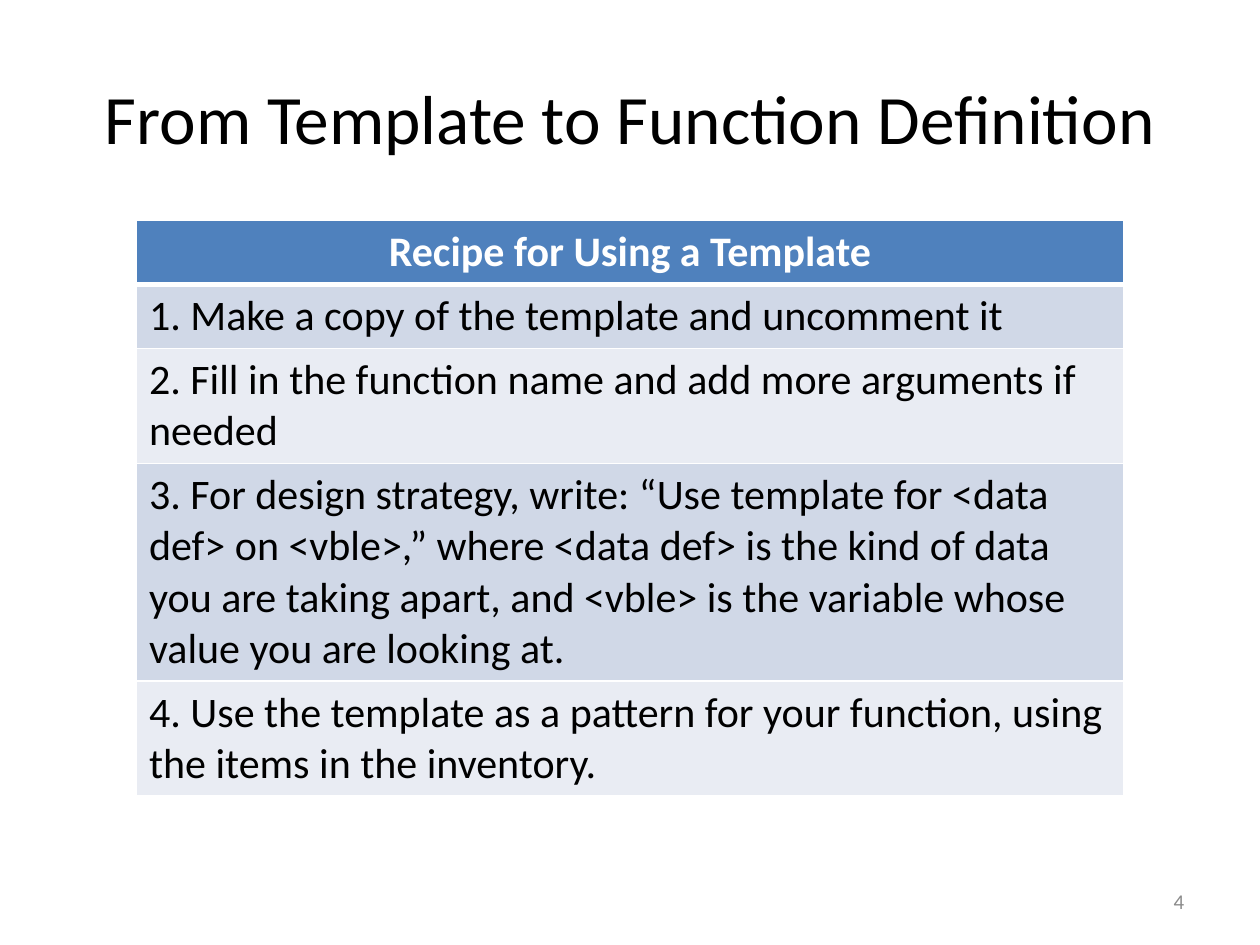
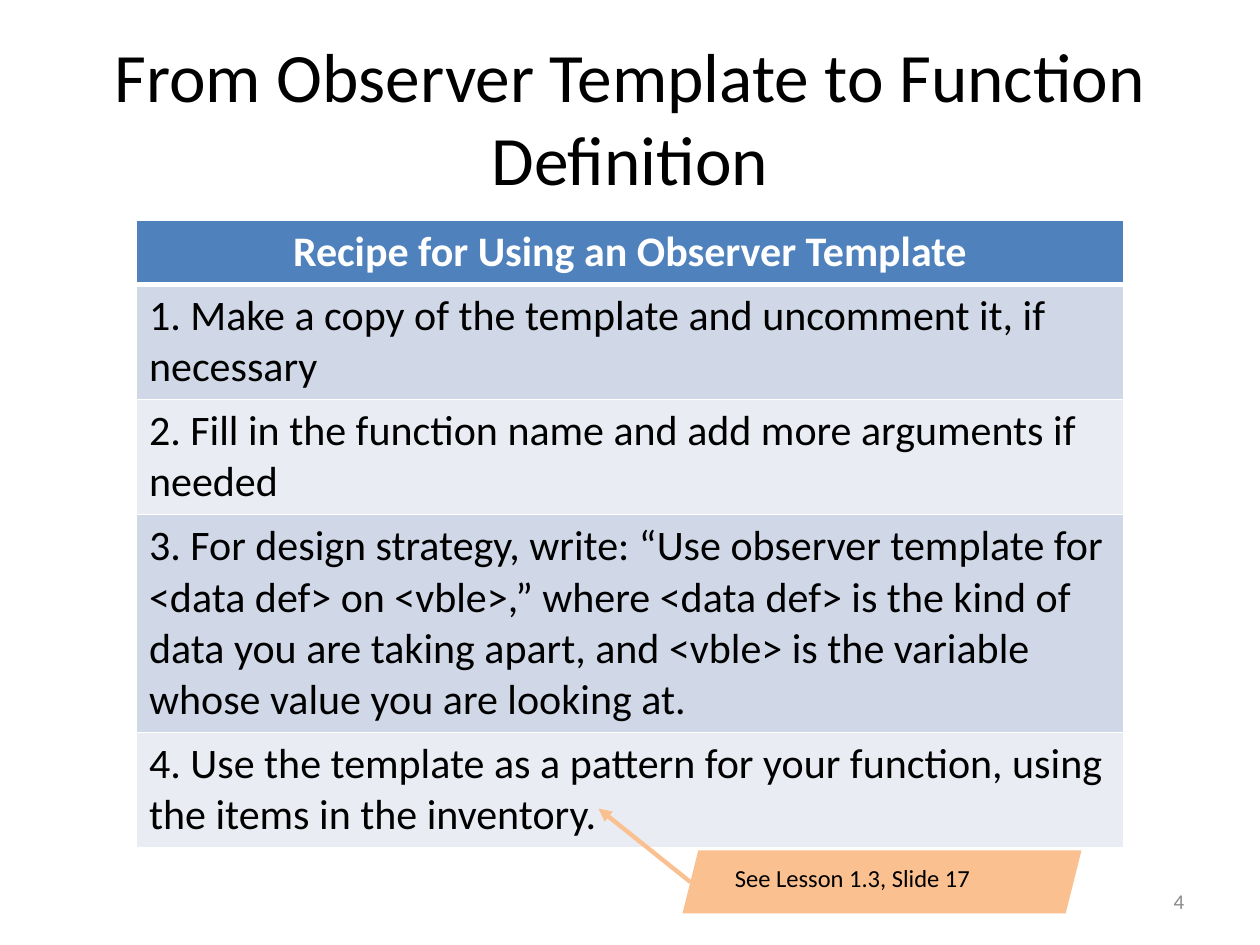
Before and after one commit to mwand/cs5010f17, a slide deck: slide 4 of Slides/Lesson 1.4 Using a Template.pptx. Drawn at 1260x945 pixels with LibreOffice and Linux fonts; fonts in the diff are those of the drawing. Boxes give left, top, right and bottom in pixels: in the first picture for what was removed or moved away, otherwise in the second. Text is boxed around its words. In the diff, an @@ line names an element or a change of style, - is before the commit and + after.

Commit message:
tried to expunge 'mixed data'

```diff
--- a/Slides/Lesson 1.4 Using a Template.pptx
+++ b/Slides/Lesson 1.4 Using a Template.pptx
@@ title at <box>115,54,1144,186</box>: text changed @@
-From Template to Function Definition
+From Observer Template to Function Definition
@@ table at <box>136,220,1123,840</box> @@
-row 1, column 1: Recipe for Using a Template
+row 1, column 1: Recipe for Using an Observer Template
-row 2, column 1: 1. Make a copy of the template and uncomment it
+row 2, column 1: 1. Make a copy of the template and uncomment it, if necessary
-row 4, column 1: 3. For design strategy, write: “Use template for <data def> on <vble>,” where <data def> is the kind of data you are taking apart, and <vble> is the variable whose value you are looking at.
+row 4, column 1: 3. For design strategy, write: “Use observer template for <data def> on <vble>,” where <data def> is the kind of data you are taking apart, and <vble> is the variable whose value you are looking at.
@@ arrow added from (690, 882) to (598, 809), #FAC090 2.5 pt @@
@@ parallelogram added at <box>683,850,1082,914</box>, fill #FAC090, 14 pt, text #000000 @@
+See Lesson 1.3, Slide 17
```
Also in this commit, not shown: 5 other slides changed, 6 other files.
